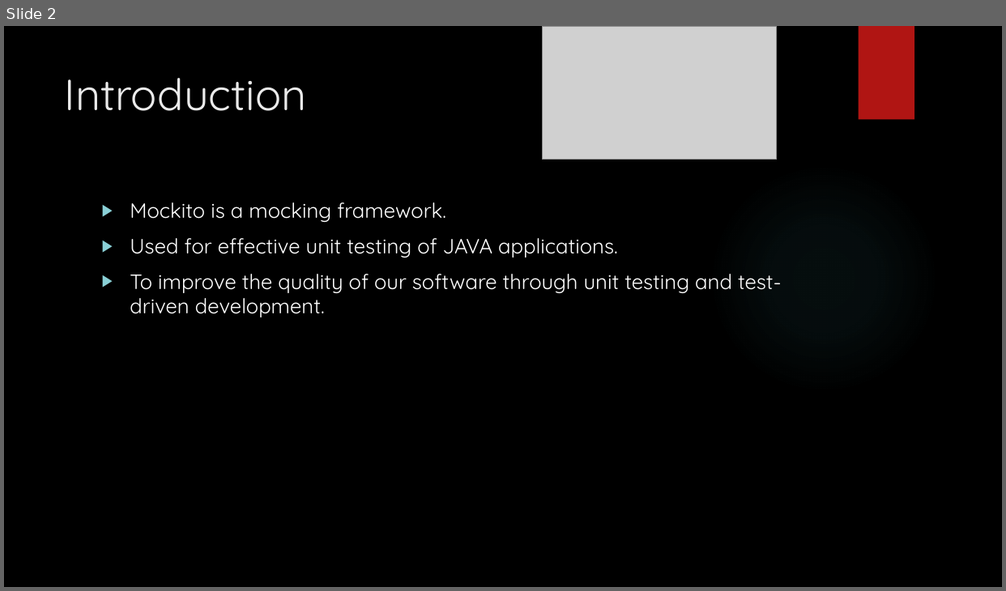
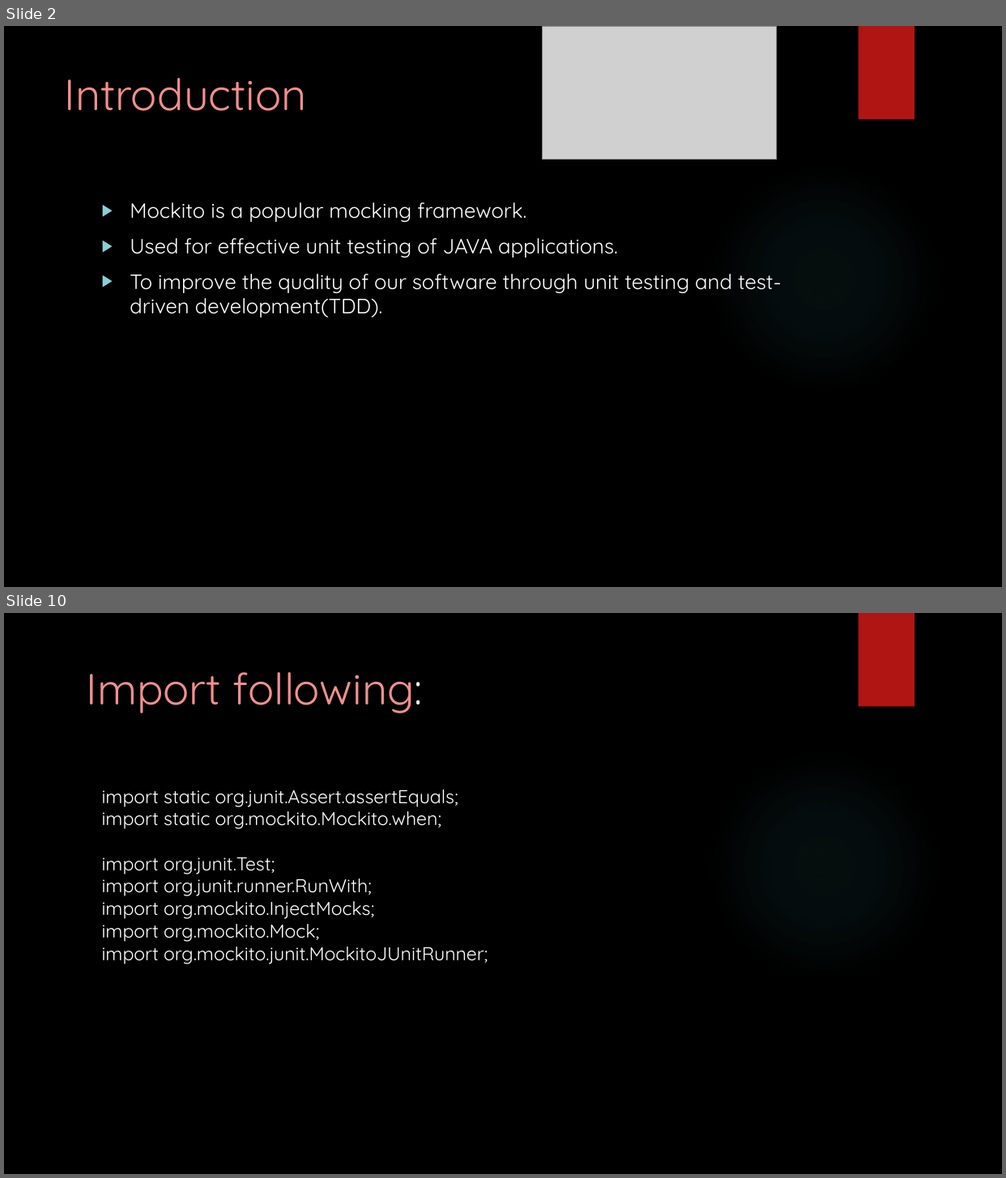
Before and after one commit to rasjaisw/training, a slide deck: assignments/Rashmi_jaiswal.pptx. Shown one above the other, each under a label of ours: slide 2 before the commit, slides 2 and 10 after it; the slides between them are not shown. The pictures are 1006x591 and 1006x1178 pixels, drawn with LibreOffice and Linux fonts; fonts in the diff are those of the drawing; grey boxes stand for pictures; background and template pictures are left out. Boxes give left, top, right and bottom in pixels: in the first picture for what was removed or moved away, otherwise in the second. Text is boxed around its words. In the diff, an @@ line names an element or a change of style, - is before the commit and + after.

Commit message:
rashmi mockito ppt

```diff
--- a/assignments/Rashmi_jaiswal.pptx
+++ b/assignments/Rashmi_jaiswal.pptx
@@ slide 10 added at (4, 613, 1002, 1174), background picture (left out); not listed: 2 template elements that a slide beside it also shows @@
@@ title added at (87, 672, 423, 713), 42 pt, text #F38F8D @@
+Import following:
@@ text added at (102, 790, 488, 965), 18 pt, text #FFFFFF @@
+import static org.junit.Assert.assertEquals;
+import static org.mockito.Mockito.when;
+import org.junit.Test;
+import org.junit.runner.RunWith;
+import org.mockito.InjectMocks;
+import org.mockito.Mock;
+import org.mockito.junit.MockitoJUnitRunner;
@@ slide 2 changed as well @@
@@ title "Introduction" at (65, 78, 307, 111): text colour #EBEBEB to #F38F8D @@
@@ text at (130, 203, 526, 222): text changed @@
-▶ Mockito is a mocking framework.
+▶ Mockito is a popular mocking framework.
@@ text at (130, 274, 782, 318): text changed @@
-▶ To improve the quality of our software through unit testing and test-driven development.
+▶ To improve the quality of our software through unit testing and test-driven development(TDD).
```
Also in this commit, not shown: 5 other slides changed, 8 other slides added, 9 slides removed.
